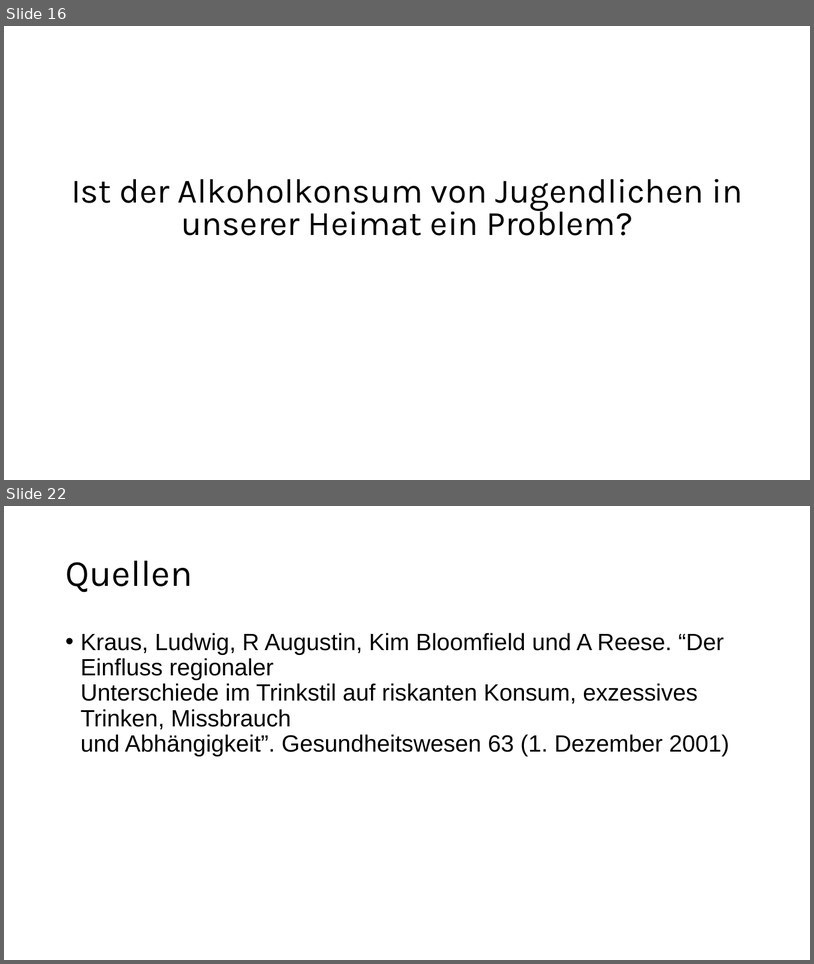
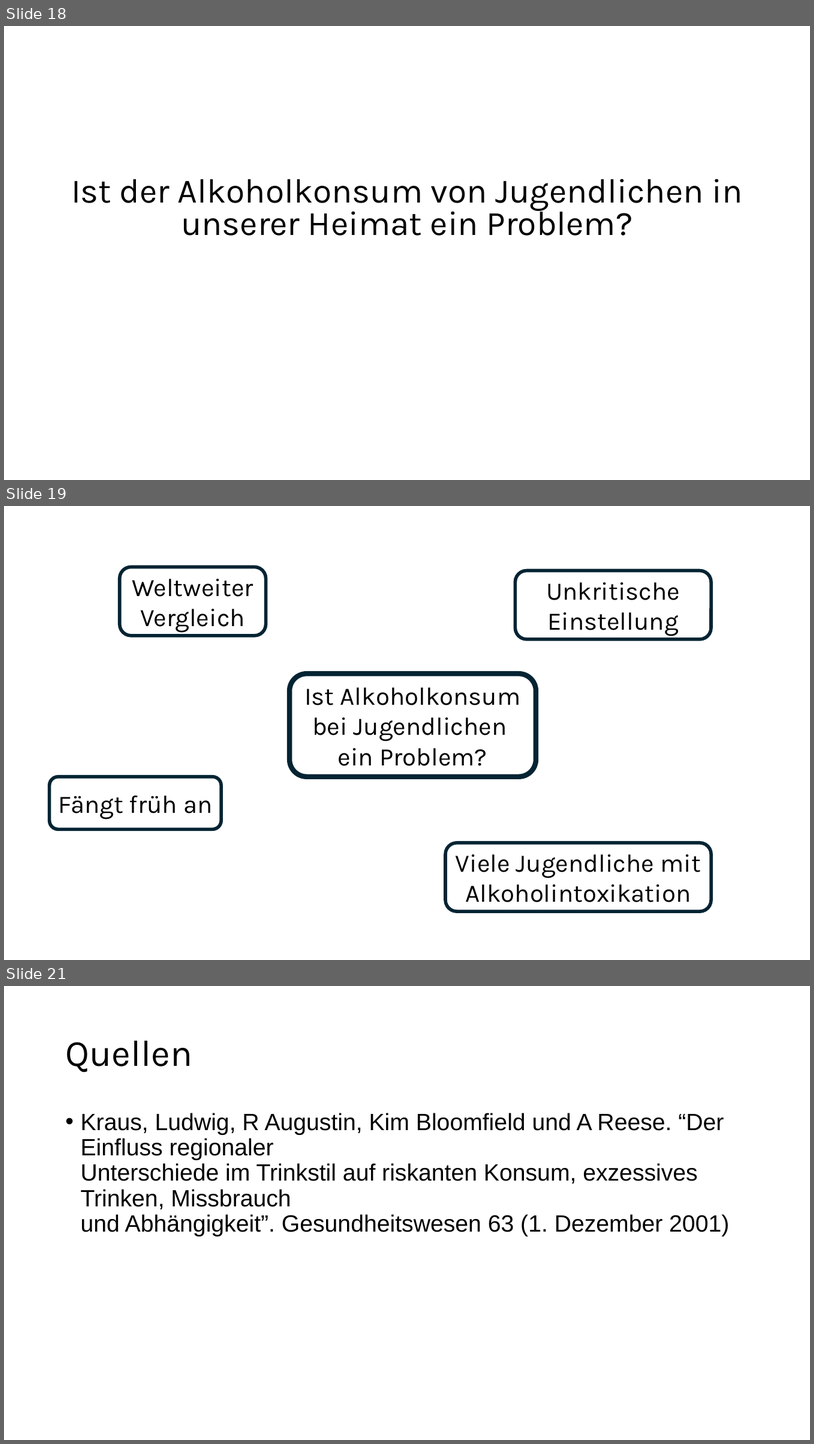
Before and after one commit to Bergschaf/Seminarkurs, a slide deck: präsi/Präsentation.odp. Shown one above the other, each under a label of ours: slides 16 and 22 before the commit, slides 18, 19 and 21 after it; the slides between them are not shown. The pictures are 814x964 and 814x1444 pixels, drawn with LibreOffice and Linux fonts; fonts in the diff are those of the drawing. Boxes give left, top, right and bottom in pixels: in the first picture for what was removed or moved away, otherwise in the second. Text is boxed around its words. In the diff, an @@ line names an element or a change of style, - is before the commit and + after.

```diff
--- a/präsi/Präsentation.odp
+++ b/präsi/Präsentation.odp
@@ slide 19 added at (4,506,810,960), background #FFFFFF @@
@@ freeform shape added at (120,567,266,636), outline #042433 4 pt, 30 pt, text #000000 @@
+Weltweiter Vergleich
@@ freeform shape added at (516,571,712,639), outline #042433 4 pt, 30 pt, text #000000 @@
+Unkritische Einstellung
@@ freeform shape added at (290,673,536,777), outline #042433 6.01 pt, 30 pt, text #000000 @@
+Ist Alkoholkonsum bei Jugendlichen ein Problem?
@@ freeform shape added at (50,777,221,829), outline #042433 4 pt, 30 pt, text #000000 @@
+Fängt früh an
@@ freeform shape added at (446,843,712,911), outline #042433 4 pt, 30 pt, text #000000 @@
+Viele Jugendliche mit Alkoholintoxikation
@@ what was slide 16 is now slide 18 @@
@@ what was slide 22 is now slide 21 @@
```
Also in this commit, not shown: 4 other slides added, 6 slides removed.
